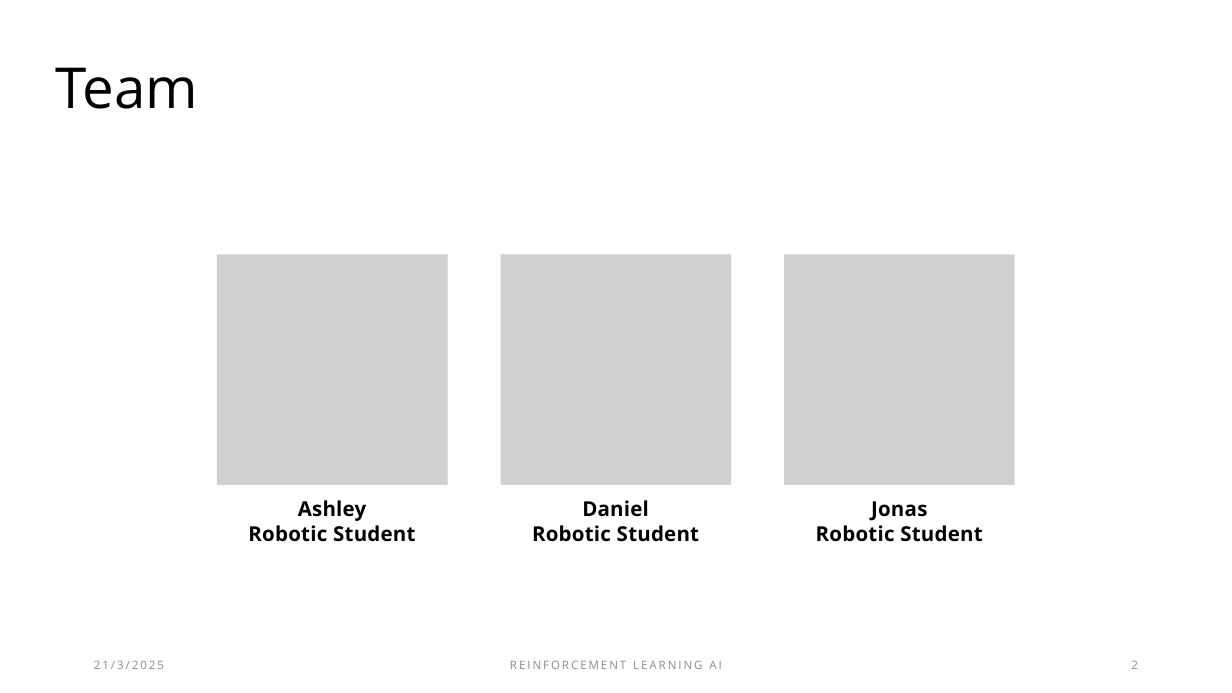
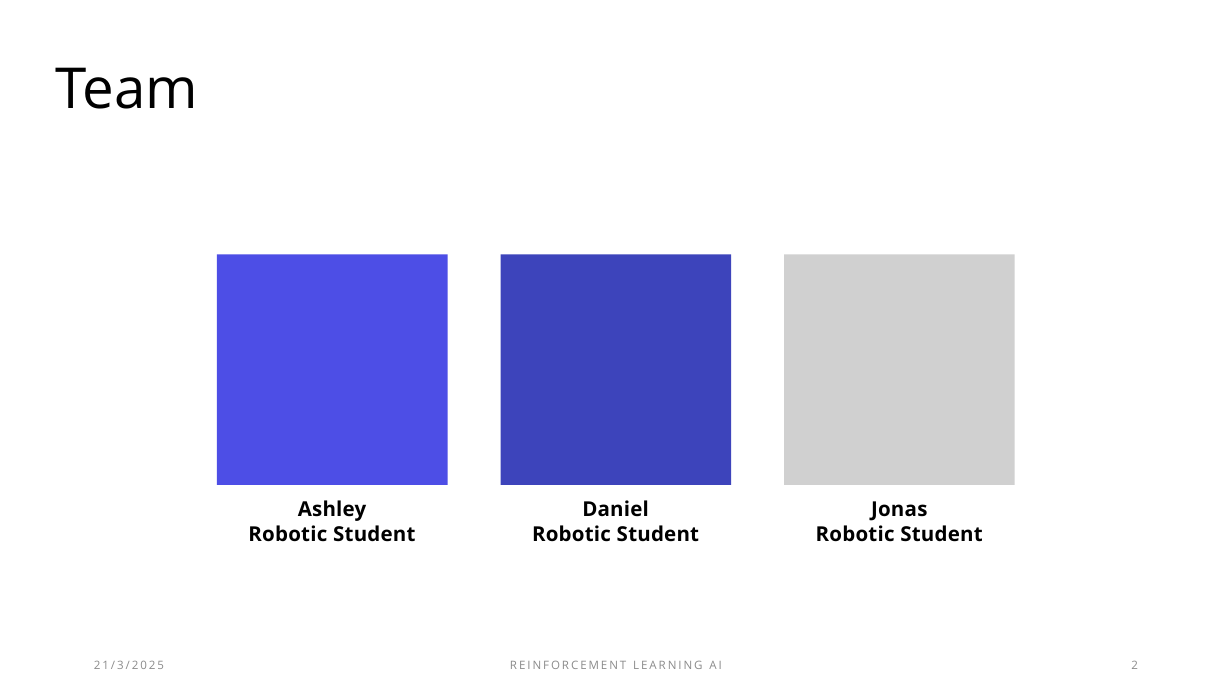
Before and after one commit to Ashley-Bjors/DVA439-Intelligenta-system, a slide deck: slide 2 of Redovisning.pptx. Drawn at 1232x693 pixels with LibreOffice and Linux fonts; fonts in the diff are those of the drawing; grey boxes stand for pictures. Boxes give left, top, right and bottom in pixels: in the first picture for what was removed or moved away, otherwise in the second. Text is boxed around its words. In the diff, an @@ line names an element or a change of style, - is before the commit and + after.

```diff
--- a/Redovisning.pptx
+++ b/Redovisning.pptx
@@ picture removed at box(217, 254, 448, 485) @@
@@ rectangle added at box(217, 254, 448, 485), fill #4D4EE6 @@
@@ picture removed at box(501, 254, 732, 485) @@
@@ rectangle added at box(501, 254, 732, 485), fill #3D44BB @@
```
Also in this commit, not shown: 5 other slides changed, 3 slides added, 3 other files.
